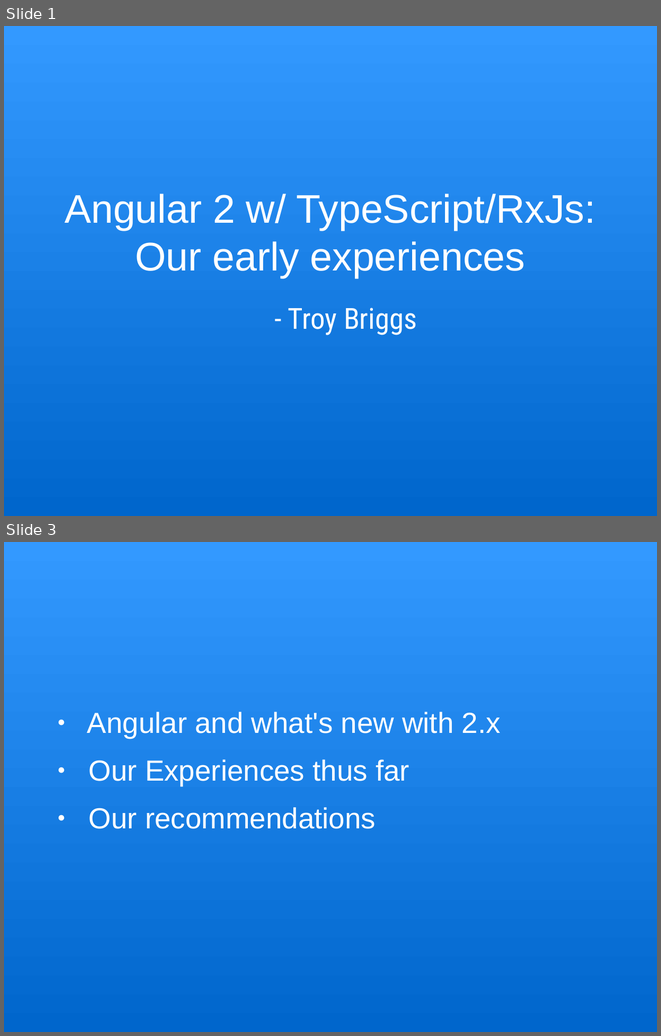
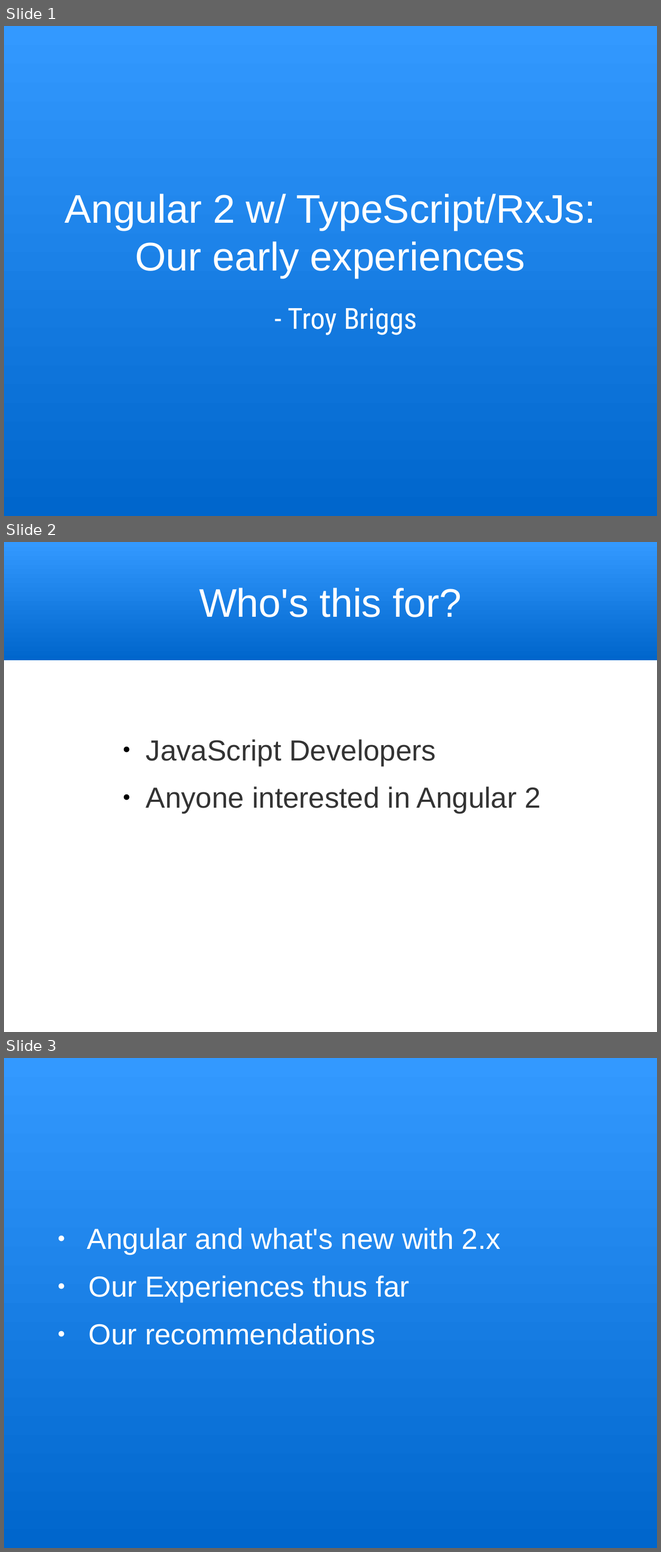
Before and after one commit to trognus/devcon2016, a slide deck: devconNg2.odp. Shown one above the other, each under a label of ours: slides 1 and 3 before the commit, slides 1, 2 and 3 after it; the slides between them are not shown. The pictures are 661x1036 and 661x1552 pixels, drawn with LibreOffice and Linux fonts; fonts in the diff are those of the drawing. Boxes give left, top, right and bottom in pixels: in the first picture for what was removed or moved away, otherwise in the second. Text is boxed around its words. In the diff, an @@ line names an element or a change of style, - is before the commit and + after.

```diff
--- a/devconNg2.odp
+++ b/devconNg2.odp
@@ slide 2 added at (4, 542, 657, 1032), background #FFFFFF @@
@@ title added at (4, 542, 657, 660), fill gradient #0066CC to #3399FF, 44 pt, text #FFFFFF @@
+Who's this for?
@@ text added at (146, 739, 541, 813), 32 pt, text #333333 @@
+● JavaScript Developers
+● Anyone interested in Angular 2
```
Also in this commit, not shown: 4 slides changed, 1 slide removed, 1 other file.
